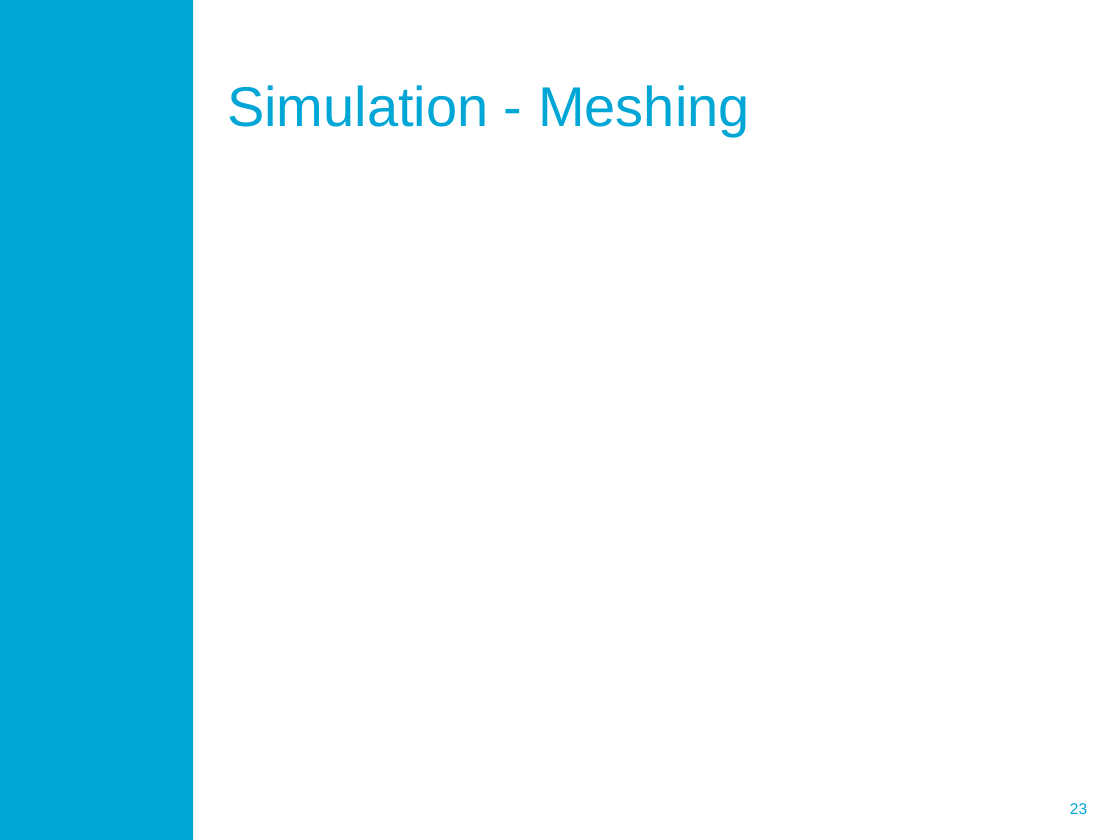
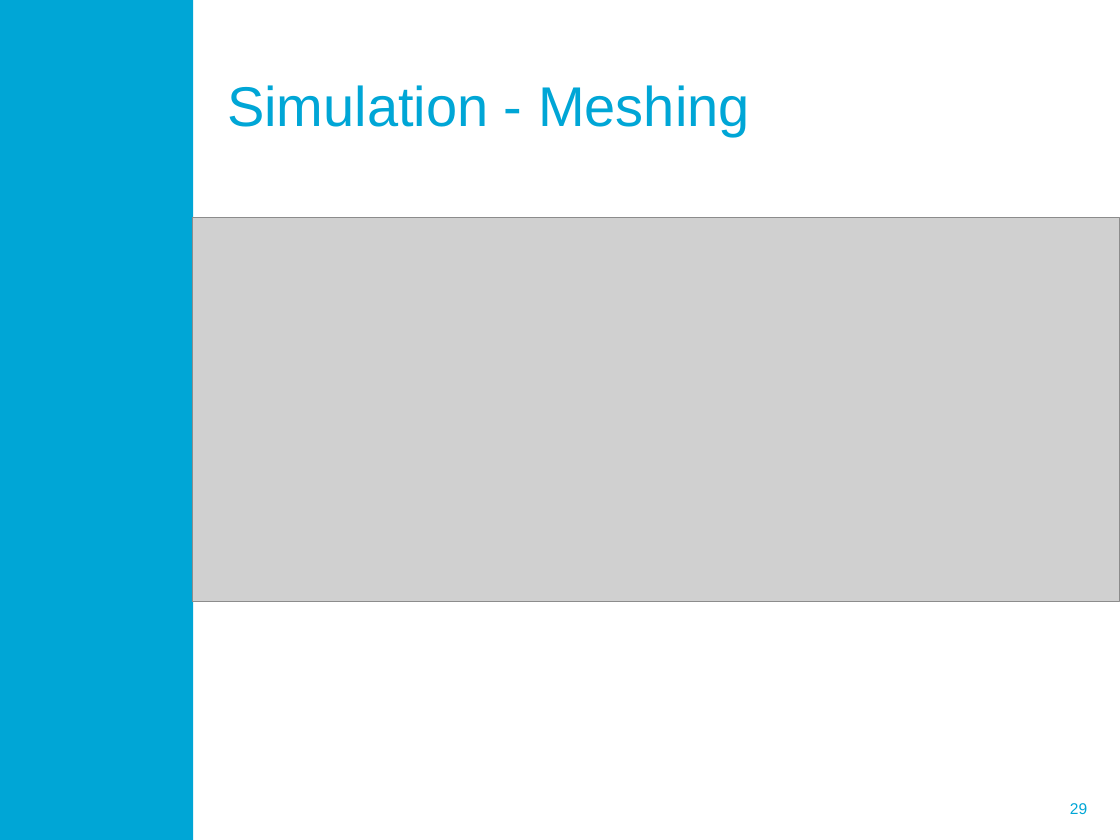
Before and after one commit to RickKoster/BEP, a slide deck: slide 29 of Thesis/progress meeting presentation.pptx (slide 23 before the commit). Drawn at 1120x840 pixels with LibreOffice and Linux fonts; fonts in the diff are those of the drawing; grey boxes stand for pictures; background and template pictures are left out. Boxes give left, top, right and bottom in pixels: in the first picture for what was removed or moved away, otherwise in the second. Text is boxed around its words. In the diff, an @@ line names an element or a change of style, - is before the commit and + after.

```diff
--- a/Thesis/progress meeting presentation.pptx
+++ b/Thesis/progress meeting presentation.pptx
@@ picture added at bbox=[193, 217, 1120, 601] @@
@@ page number at bbox=[1070, 803, 1087, 814]: text changed @@
-23
+29
```
Also in this commit, not shown: 6 other slides changed, 13 slides added, 2 other files.
